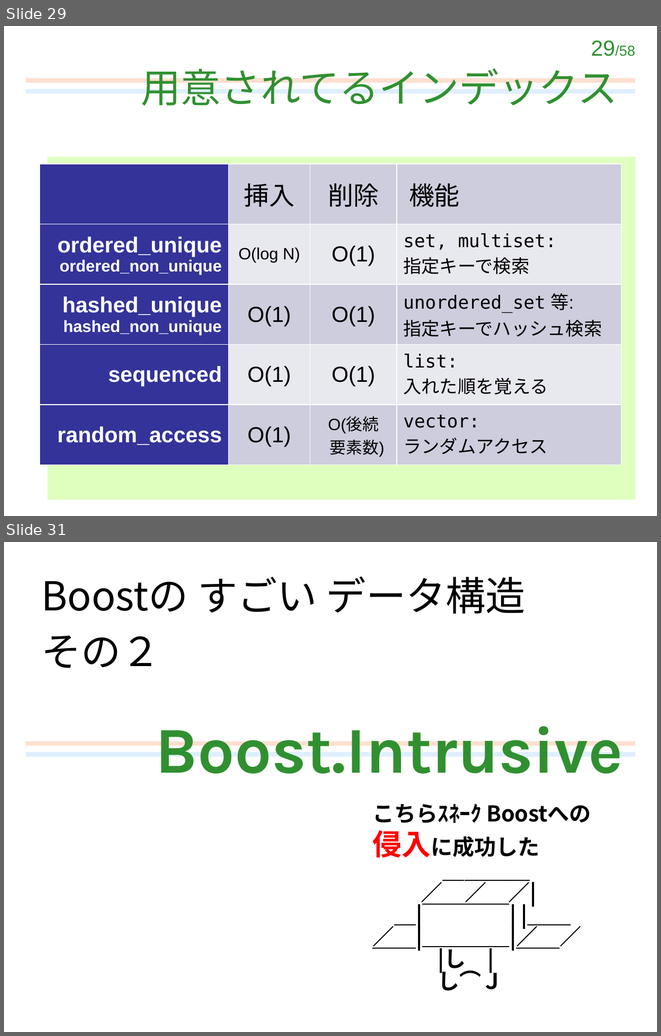
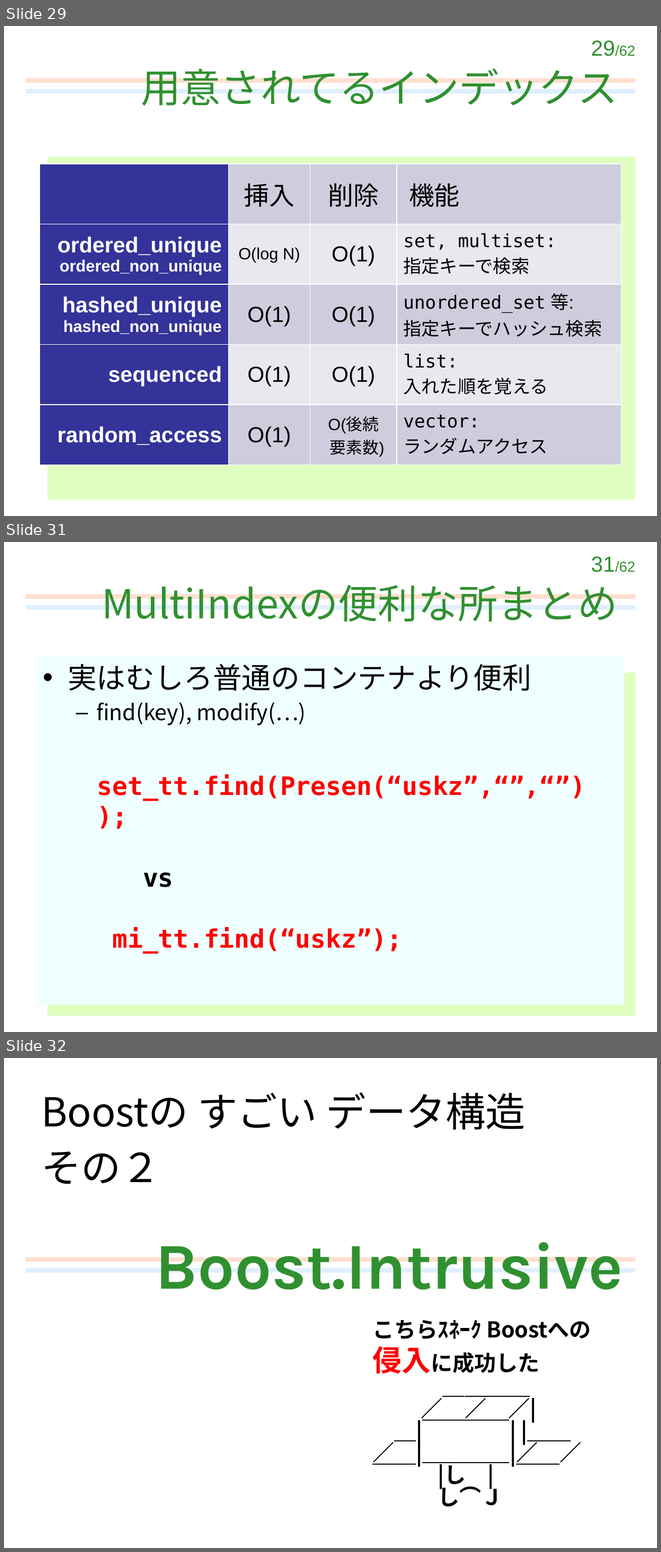
Before and after one commit to kinaba/mint, a slide deck: slide_boostjp.pptx. Shown one above the other, each under a label of ours: slides 29 and 31 before the commit, slides 29, 31 and 32 after it; the slides between them are not shown. The pictures are 661x1036 and 661x1552 pixels, drawn with LibreOffice and Linux fonts; fonts in the diff are those of the drawing. Boxes give left, top, right and bottom in pixels: in the first picture for what was removed or moved away, otherwise in the second. Text is boxed around its words. In the diff, an @@ line names an element or a change of style, - is before the commit and + after.

```diff
--- a/slide_boostjp.pptx
+++ b/slide_boostjp.pptx
@@ slide 31 added at [4,542,657,1032], background #FFFFFF; not listed: 4 template elements that a slide beside it also shows @@
@@ title added at [102,585,617,622], 44 pt, text #309030 @@
+MultiIndexの便利な所まとめ
@@ text added at [37,656,624,1004], fill #EFFFFF, 24 pt, text #000000 @@
+• 実はむしろ普通のコンテナより便利
+  – find(key), modify(…)
@@ text added at [97,774,585,953], 28 pt, text #FF0000, bold @@
+set_tt.find(Presen(“uskz”,“”,“”));
+vs
+mi_tt.find(“uskz”);
@@ page number at [591,40,635,56]: text changed @@
-29/58
+29/62
@@ what was slide 31 is now slide 32 @@
```
Also in this commit, not shown: 7 slides changed, 1 other file.
